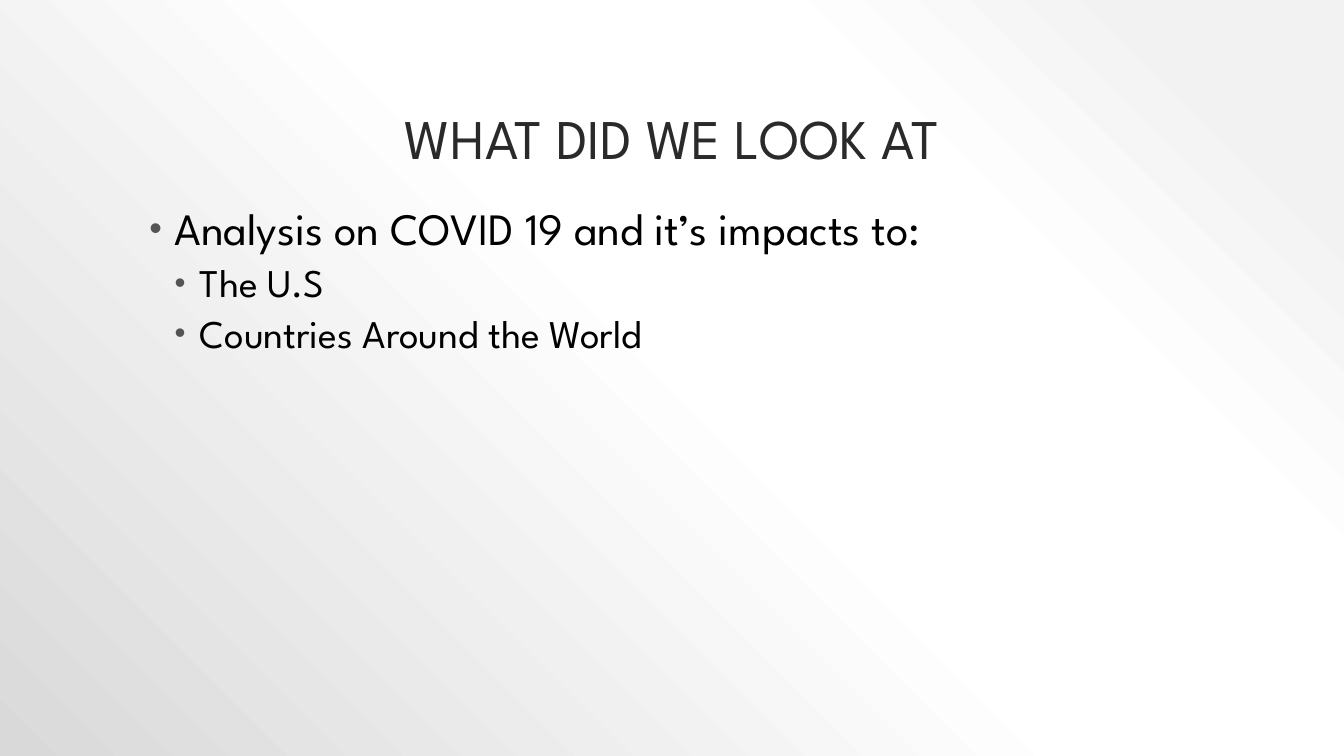
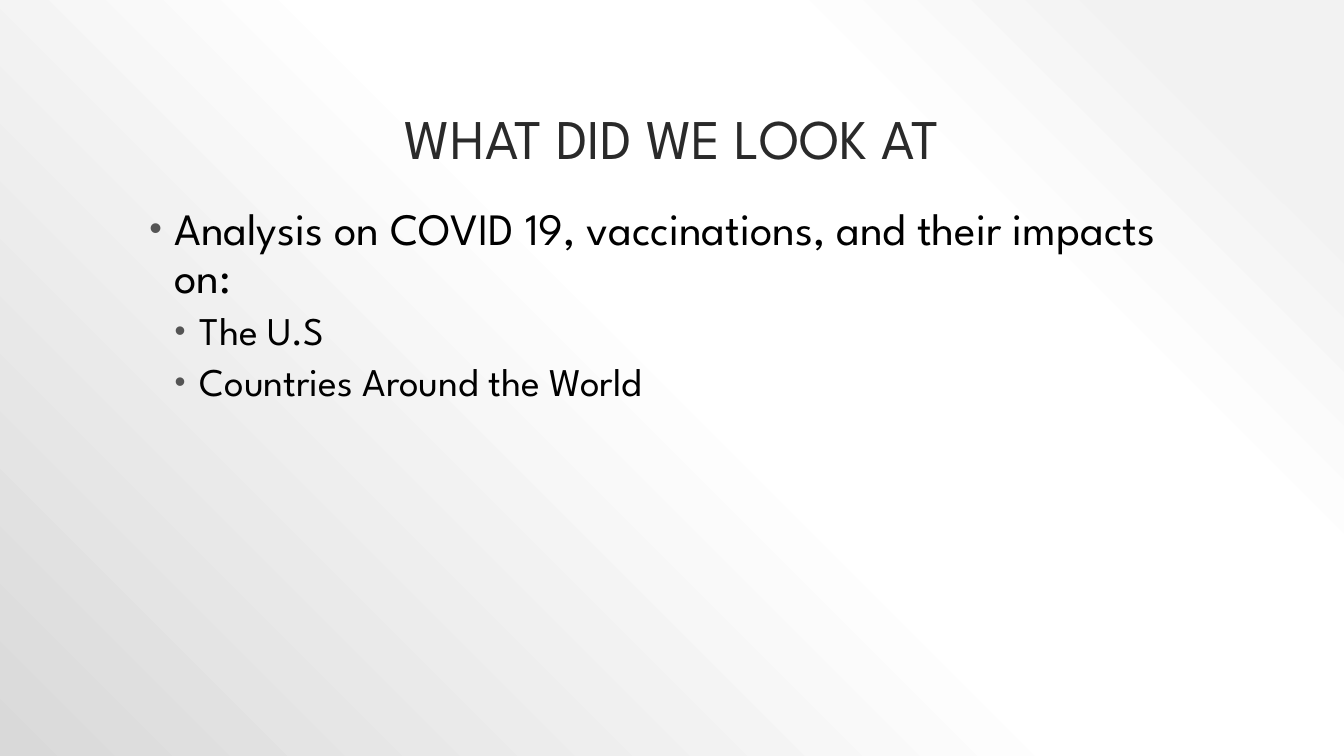
Before and after one commit to Jordanmyer92/COVID-Part-3, a slide deck: slide 2 of PROJECT_3_PRESENTATION (2).pptx. Drawn at 1344x756 pixels with LibreOffice and Linux fonts; fonts in the diff are those of the drawing. Boxes give left, top, right and bottom in pixels: in the first picture for what was removed or moved away, otherwise in the second. Text is boxed around its words. In the diff, an @@ line names an element or a change of style, - is before the commit and + after.

```diff
--- a/PROJECT_3_PRESENTATION (2).pptx
+++ b/PROJECT_3_PRESENTATION (2).pptx
@@ text at bbox=[175, 214, 1155, 294]: text changed @@
-• Analysis on COVID 19 and it’s impacts to:
+• Analysis on COVID 19, vaccinations, and their impacts on:
```
Also in this commit, not shown: 8 other slides changed, 1 other file.
